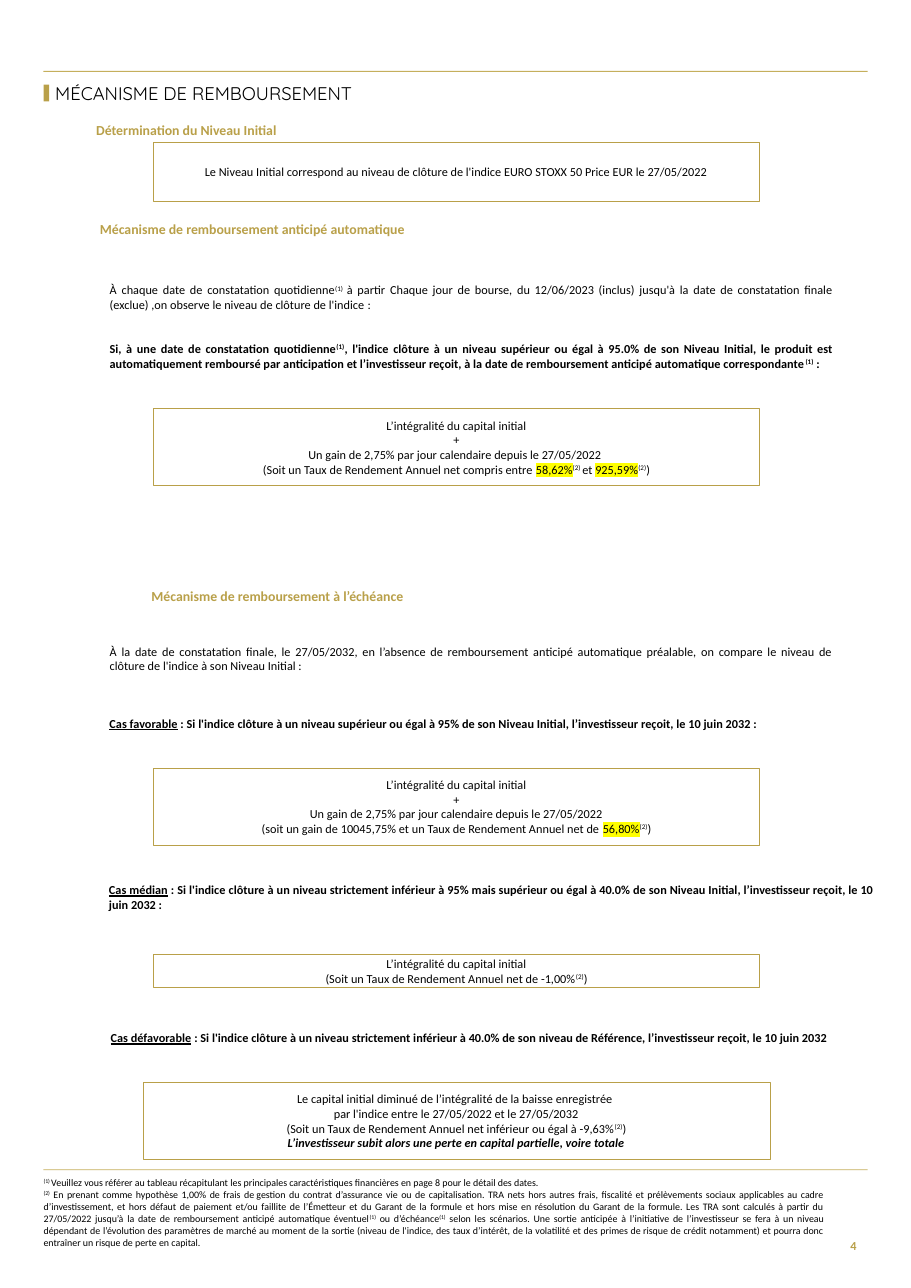
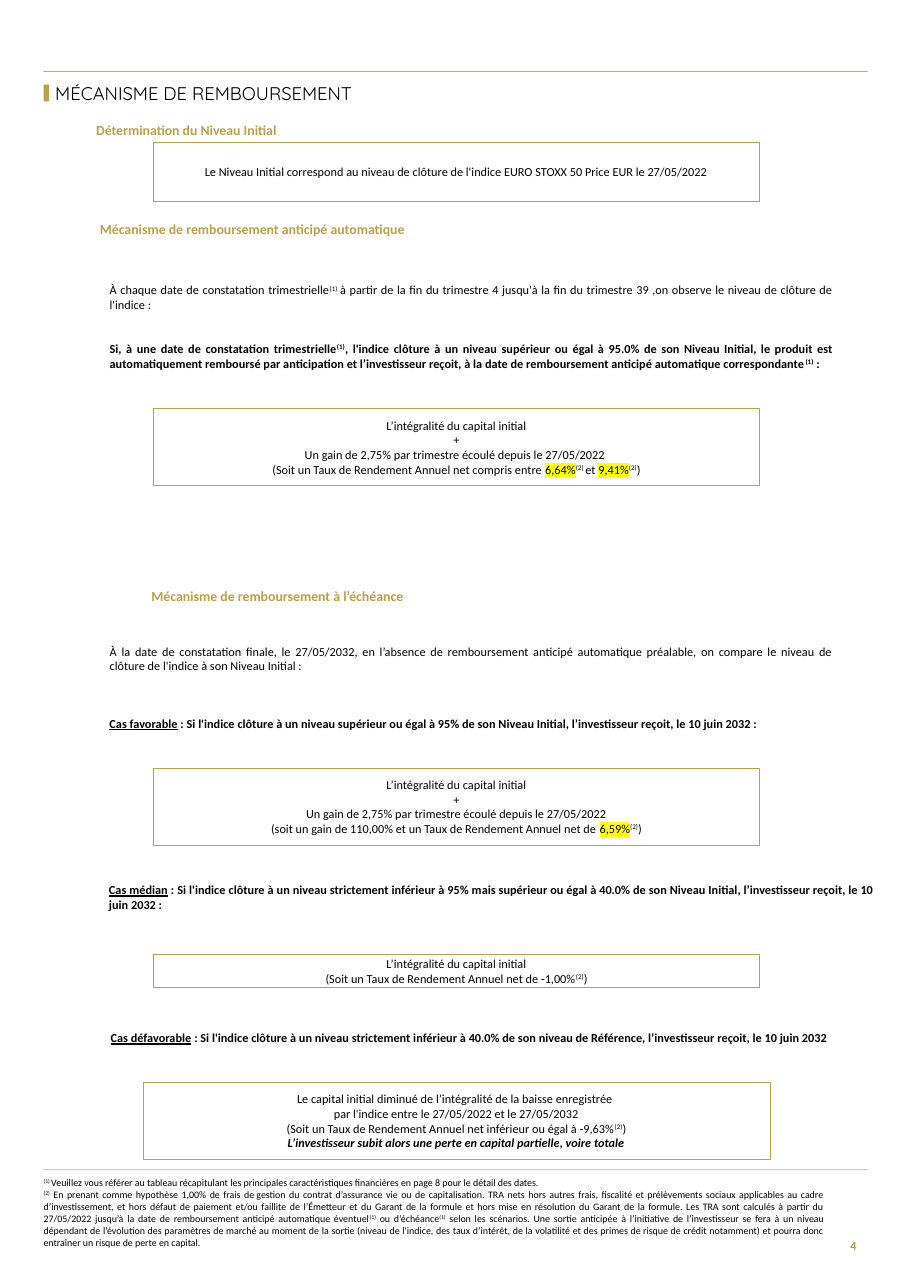
Before and after one commit to guillaumejacquin/Moulinette_Brochure_Equitim, a slide deck: slide 4 of result/Action Credit Agricole 0.8 Degressif MAI 2022- FR0014009S27result.pptx. Drawn at 911x1288 pixels with LibreOffice and Linux fonts; fonts in the diff are those of the drawing; background and template pictures are left out. Boxes give left, top, right and bottom in pixels: in the first picture for what was removed or moved away, otherwise in the second. Text is boxed around its words. In the diff, an @@ line names an element or a change of style, - is before the commit and + after.

```diff
--- a/result/Action Credit Agricole 0.8 Degressif MAI 2022- FR0014009S27result.pptx
+++ b/result/Action Credit Agricole 0.8 Degressif MAI 2022- FR0014009S27result.pptx
@@ text at (x1=110, y1=284, x2=832, y2=370): text changed @@
-À chaque date de constatation quotidienne(1) à partir Chaque jour de bourse, du 12/06/2023 (inclus) jusqu'à la date de constatation finale (exclue) ,on observe le niveau de clôture de l'indice :
-Si, à une date de constatation quotidienne(1), l'indice clôture à un niveau supérieur ou égal à 95.0% de son Niveau Initial, le produit est automatiquement remboursé par anticipation et l’investisseur reçoit, à la date de remboursement anticipé automatique correspondante(1) :
+À chaque date de constatation trimestrielle(1) à partir de la fin du trimestre 4 jusqu'à la fin du trimestre 39 ,on observe le niveau de clôture de l'indice :
+Si, à une date de constatation trimestrielle(1), l'indice clôture à un niveau supérieur ou égal à 95.0% de son Niveau Initial, le produit est automatiquement remboursé par anticipation et l’investisseur reçoit, à la date de remboursement anticipé automatique correspondante(1) :
@@ text in rectangle at (x1=272, y1=450, x2=637, y2=478): text changed @@
-Un gain de 2,75% par jour calendaire depuis le 27/05/2022
-(Soit un Taux de Rendement Annuel net compris entre 58,62%(2) et 925,59%(2))
+Un gain de 2,75% par trimestre écoulé depuis le 27/05/2022
+(Soit un Taux de Rendement Annuel net compris entre 6,64%(2) et 9,41%(2))
@@ text in rectangle at (x1=271, y1=809, x2=638, y2=835): text changed @@
-Un gain de 2,75% par jour calendaire depuis le 27/05/2022
-(soit un gain de 10045,75% et un Taux de Rendement Annuel net de 56,80%(2))
+Un gain de 2,75% par trimestre écoulé depuis le 27/05/2022
+(soit un gain de 110,00% et un Taux de Rendement Annuel net de 6,59%(2))
```
Also in this commit, not shown: 11 other slides changed, 23 other files.
